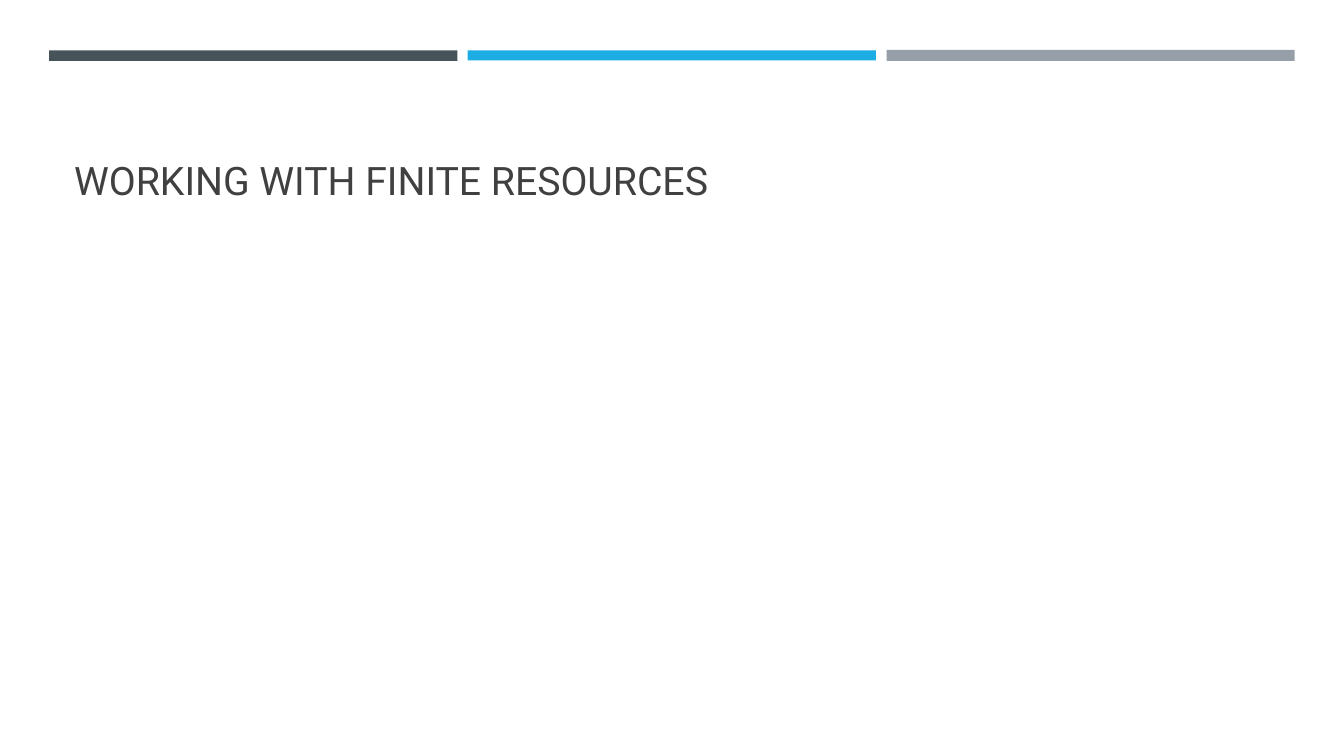
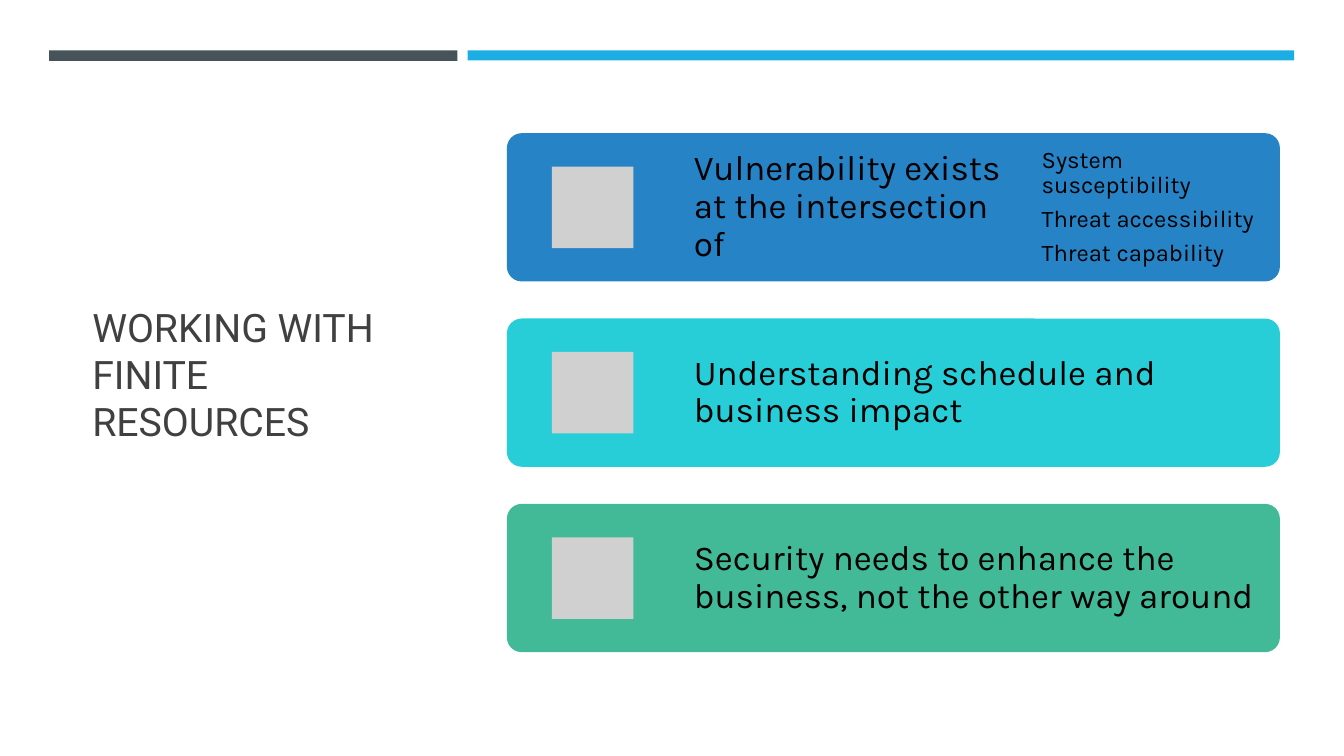
Before and after one commit to dr-natetorious/TIM-8301-Principals_of_CyberSecurity, a slide deck: slide 25 of Week8_OrgNeedsPresentation/BachmeierNTIM8301-8.pptx. Drawn at 1344x756 pixels with LibreOffice and Linux fonts; fonts in the diff are those of the drawing; grey boxes stand for pictures. Boxes give left, top, right and bottom in pixels: in the first picture for what was removed or moved away, otherwise in the second. Text is boxed around its words. In the diff, an @@ line names an element or a change of style, - is before the commit and + after.

```diff
--- a/Week8_OrgNeedsPresentation/BachmeierNTIM8301-8.pptx
+++ b/Week8_OrgNeedsPresentation/BachmeierNTIM8301-8.pptx
@@ rectangle added at [0,0,1344,756], fill #FFFFFF @@
@@ rectangle removed at [468,50,876,60] @@
@@ rectangle added at [468,50,1295,60], fill #1CADE4 @@
@@ rectangle removed at [886,50,1295,62] @@
@@ title "WORKING WITH FINITE RESOURCES": place and size @@
-title "WORKING WITH FINITE RESOURCES" at [74,166,708,196]
+title "WORKING WITH FINITE RESOURCES" at [92,313,374,437]
@@ title "WORKING WITH FINITE RESOURCES" at [92,313,374,437]: vertical alignment bottom to middle @@
@@ group added at [507,133,1280,652]: 4 texts, 3 rounded rectangles, 3 pictures @@
+Vulnerability exists at the intersection of
+System susceptibility
+Threat accessibility
+Threat capability
+Understanding schedule and business impact
+Security needs to enhance the business, not the other way around
```
Also in this commit, not shown: 1 other file.
